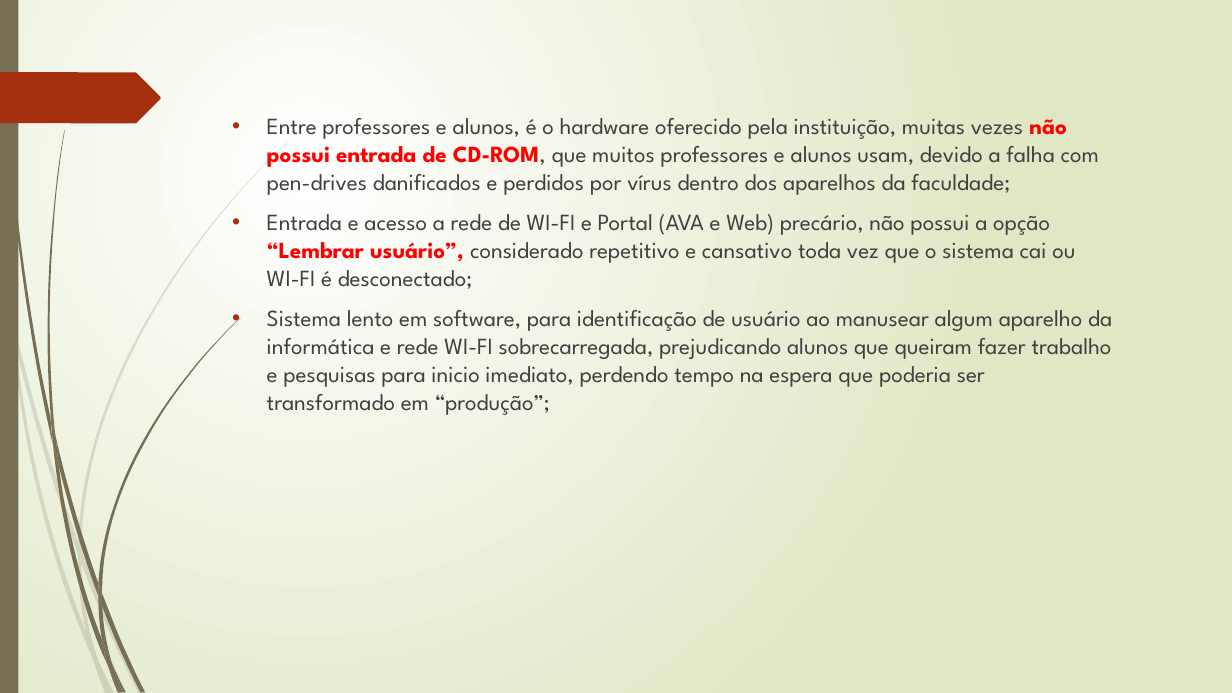
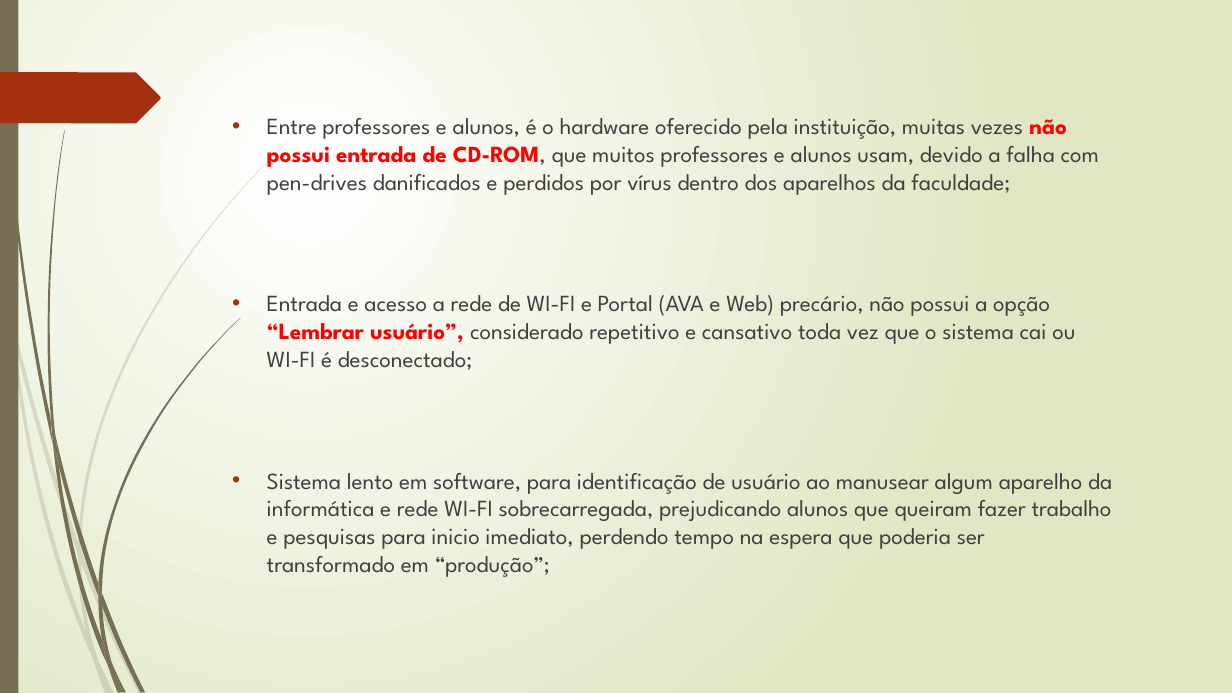
Before and after one commit to AnaLauraA/trab, a slide deck: slide 3 of relatorio.pptx. Drawn at 1232x693 pixels with LibreOffice and Linux fonts; fonts in the diff are those of the drawing. Boxes give left, top, right and bottom in pixels: in the first picture for what was removed or moved away, otherwise in the second. Text is boxed around its words. In the diff, an @@ line names an element or a change of style, - is before the commit and + after.

```diff
--- a/relatorio.pptx
+++ b/relatorio.pptx
@@ text "Entre professores e alunos, é ..." rewrapped from (267,118,1112,415) to (267,118,1112,577) @@
```
Also in this commit, not shown: 6 other slides changed, 3 slides added, 1 slide removed, 1 other file.
